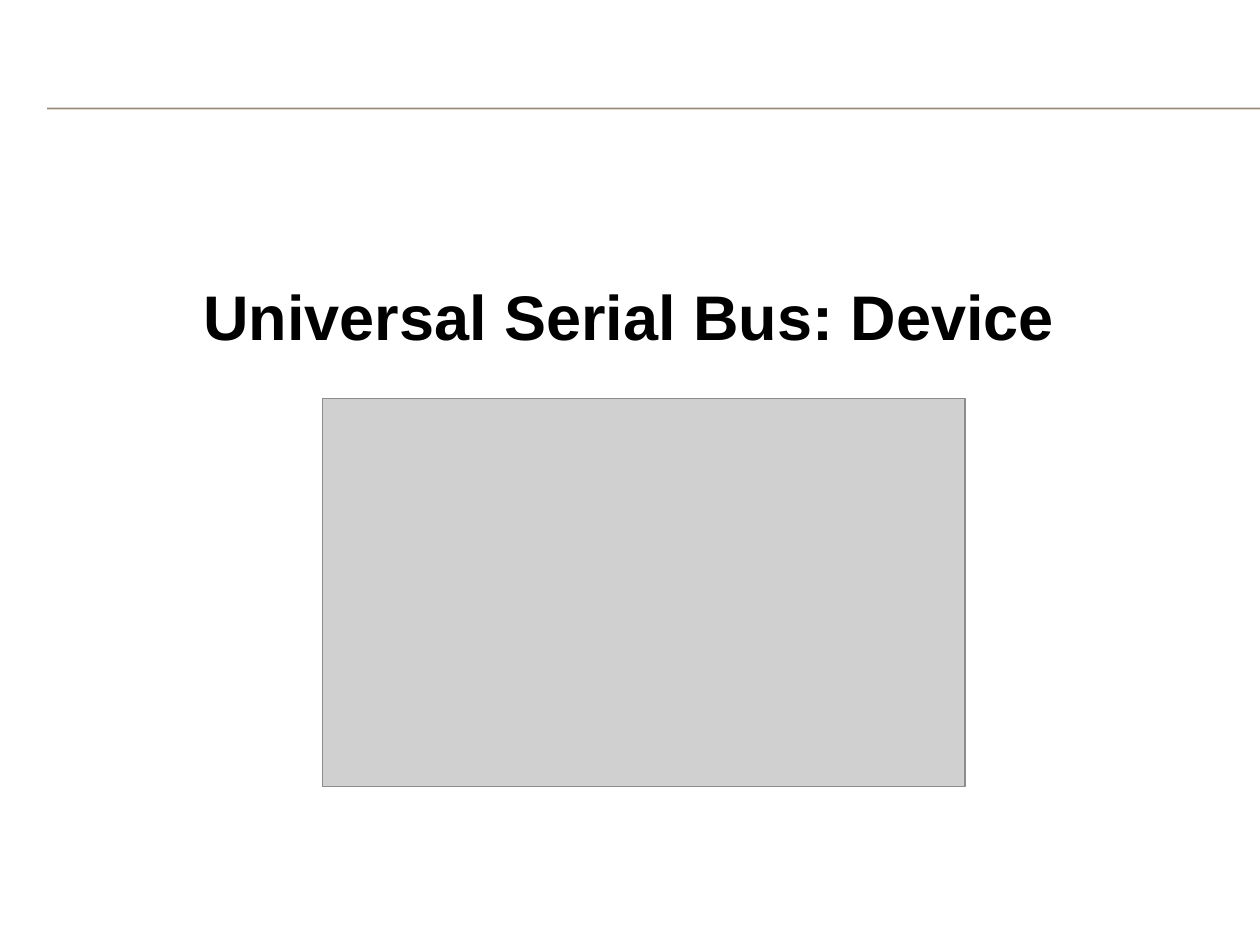
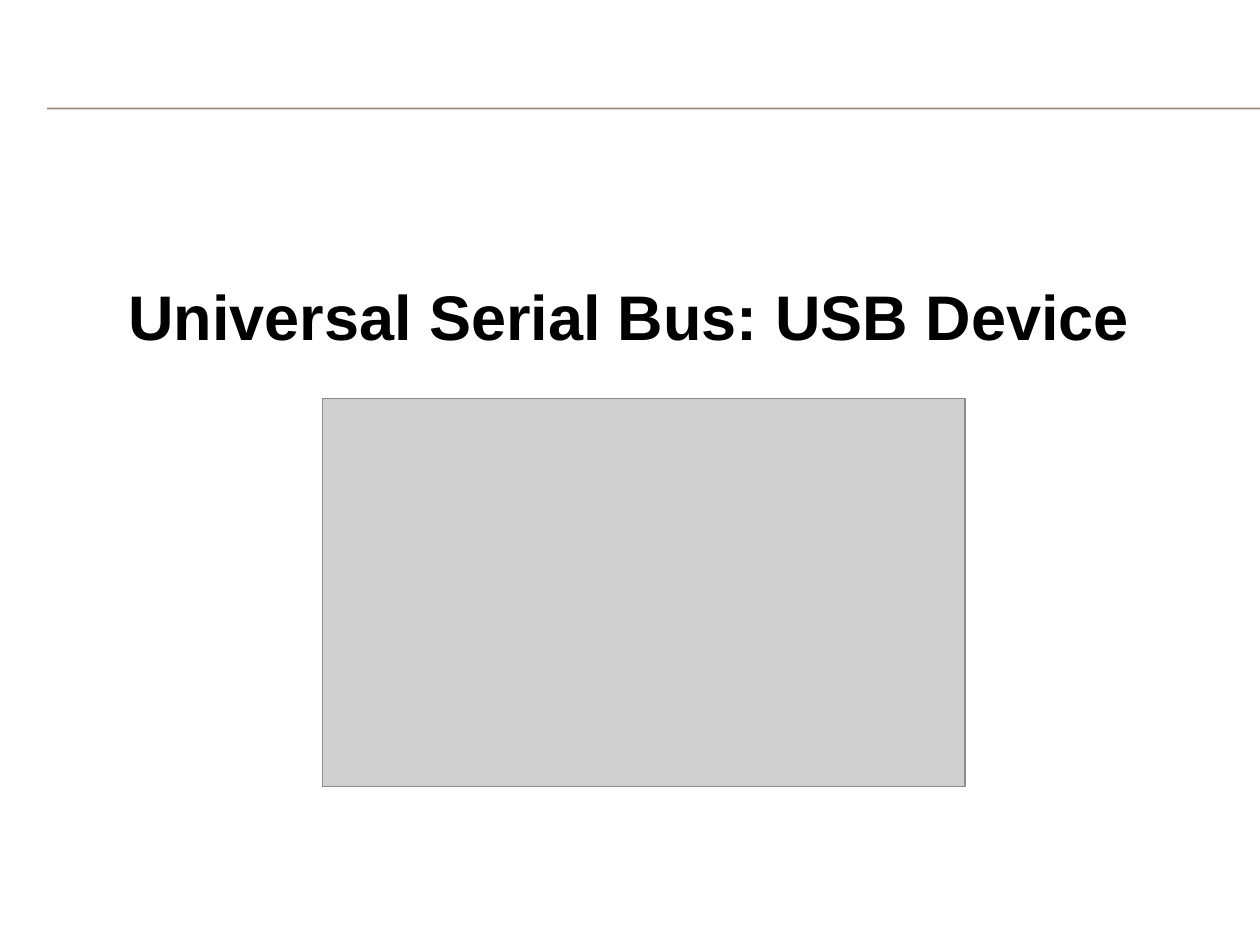
Before and after one commit to samux/ARM-internship-report, a slide deck: slide 14 of presentation_fr/pres.pptx. Drawn at 1260x945 pixels with LibreOffice and Linux fonts; fonts in the diff are those of the drawing; grey boxes stand for pictures; background and template pictures are left out. Boxes give left, top, right and bottom in pixels: in the first picture for what was removed or moved away, otherwise in the second. Text is boxed around its words. In the diff, an @@ line names an element or a change of style, - is before the commit and + after.

```diff
--- a/presentation_fr/pres.pptx
+++ b/presentation_fr/pres.pptx
@@ title at (128, 294, 1129, 341): text changed @@
-Universal Serial Bus: Device
+Universal Serial Bus: USB Device
```
Also in this commit, not shown: 8 other slides changed, 13 other files.
